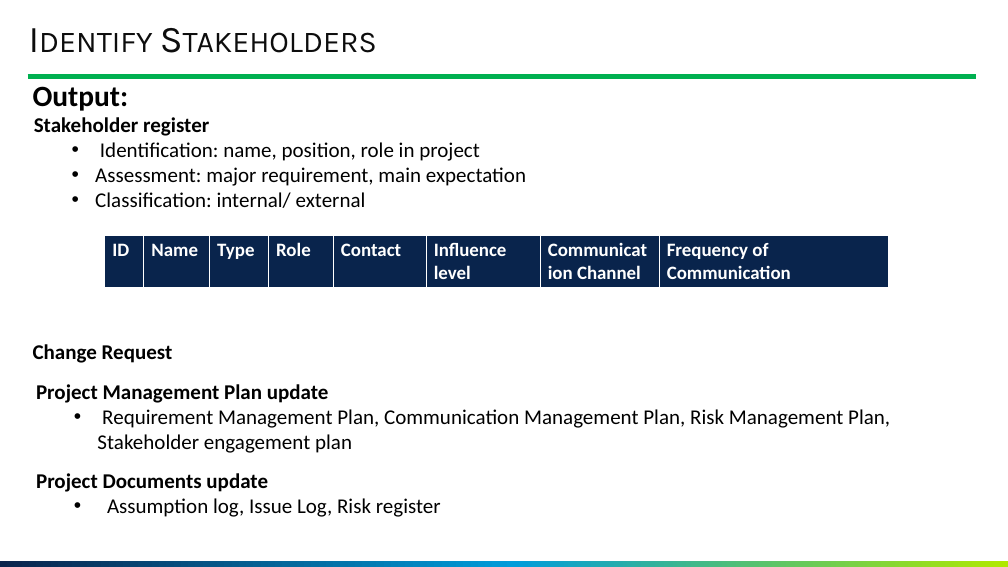
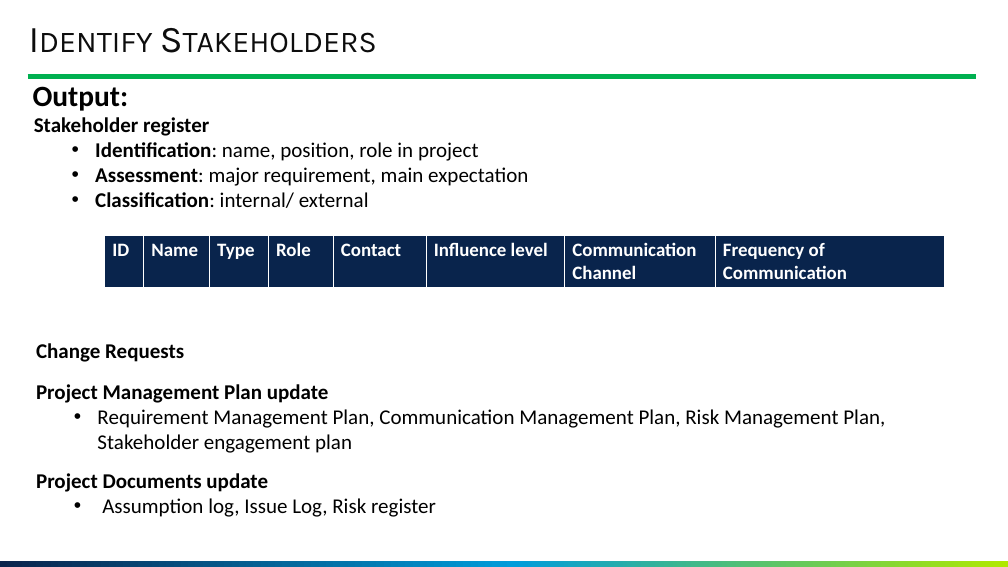
Before and after one commit to GoonerMAK/SWE_4803_Software_Project_Management, a slide deck: slide 31 of SWE 4803_Lec4.pptm (slide 30 before the commit). Drawn at 1008x567 pixels with LibreOffice and Linux fonts; fonts in the diff are those of the drawing; background and template pictures are left out. Boxes give left, top, right and bottom in pixels: in the first picture for what was removed or moved away, otherwise in the second. Text is boxed around its words. In the diff, an @@ line names an element or a change of style, - is before the commit and + after.

```diff
--- a/SWE 4803_Lec4.pptm
+++ b/SWE 4803_Lec4.pptm
@@ text at [95,142,528,208]: bold on in "Identification:", "Assessment:", "Classification:" @@
@@ table: place and size @@
-table at [104,235,889,428]
+table at [104,235,944,288]
@@ text "Project Management Plan update" rewrapped from [36,384,890,453] to [36,384,885,453] @@
@@ text at [36,343,184,362]: text changed @@
-Change Request
+Change Requests
@@ text "Project Documents update" rewrapped from [36,473,441,517] to [36,473,436,517] @@
```
Also in this commit, not shown: 16 other slides changed, 1 slide added, 1 other file.
